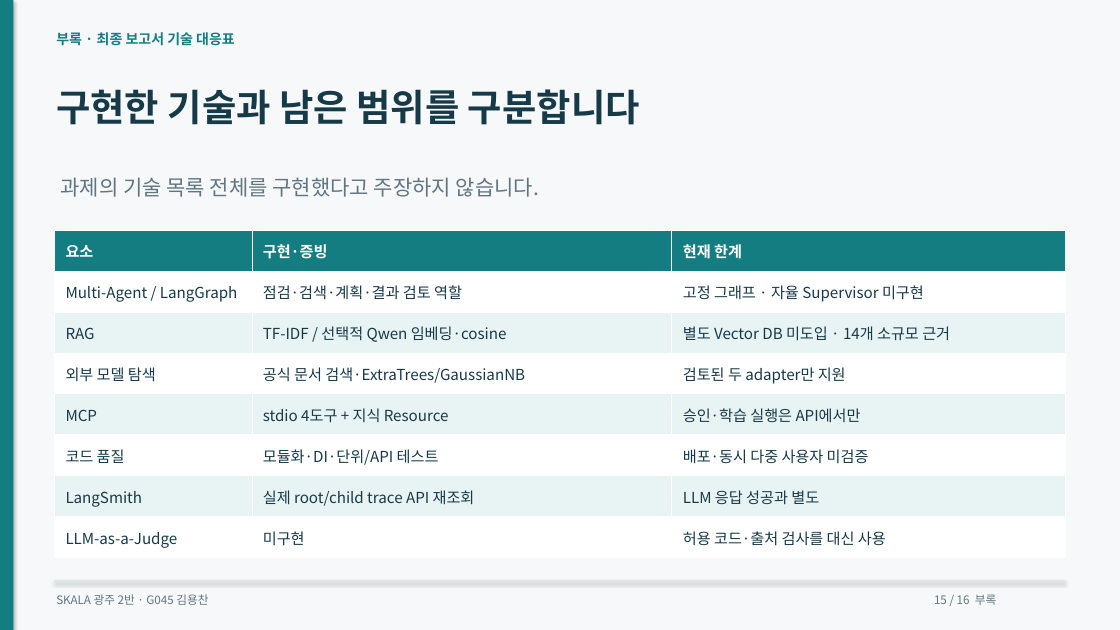
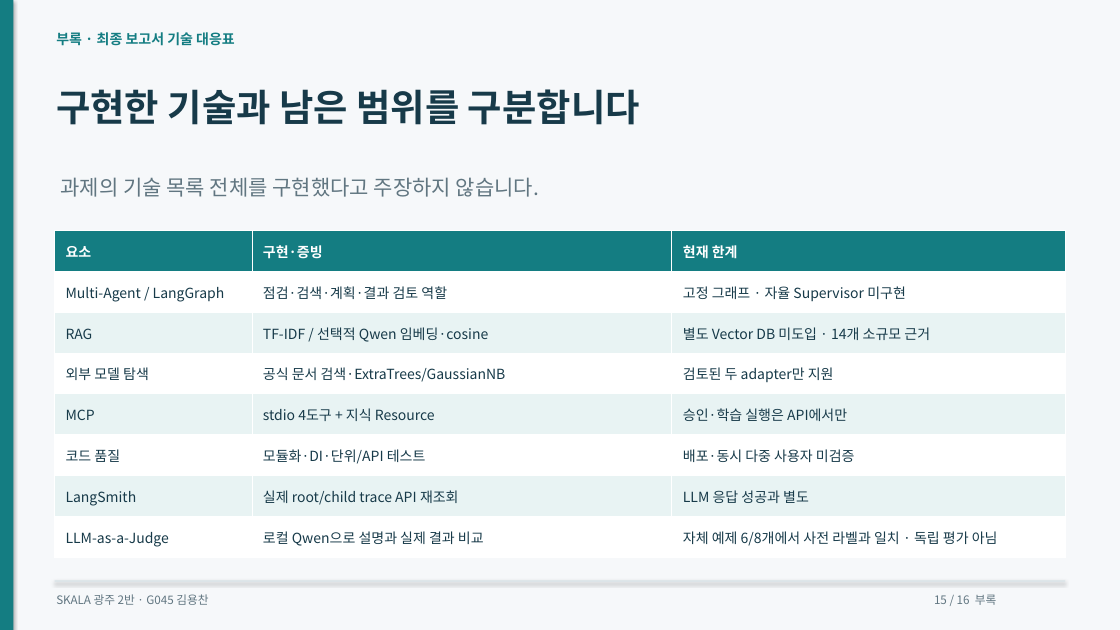
Before and after one commit to dragonchan95/Semiconductor-AI-Agent, a slide deck: slide 15 of docs/G045_Semiconductor_Agent.pptx. Drawn at 1120x630 pixels with LibreOffice and Linux fonts; fonts in the diff are those of the drawing. Boxes give left, top, right and bottom in pixels: in the first picture for what was removed or moved away, otherwise in the second. Text is boxed around its words. In the diff, an @@ line names an element or a change of style, - is before the commit and + after.

```diff
--- a/docs/G045_Semiconductor_Agent.pptx
+++ b/docs/G045_Semiconductor_Agent.pptx
@@ table at (55,230,1065,558) @@
-row 8, column 2: 미구현
+row 8, column 2: 로컬 Qwen으로 설명과 실제 결과 비교
-row 8, column 3: 허용 코드·출처 검사를 대신 사용
+row 8, column 3: 자체 예제 6/8개에서 사전 라벨과 일치 · 독립 평가 아님
@@ size 13 to 12 pt in "요소", "구현·증빙", "현재 한계", "Multi-Agent / LangGraph" and 18 more places @@
```
Also in this commit, not shown: 6 other slides changed, 39 other files.
